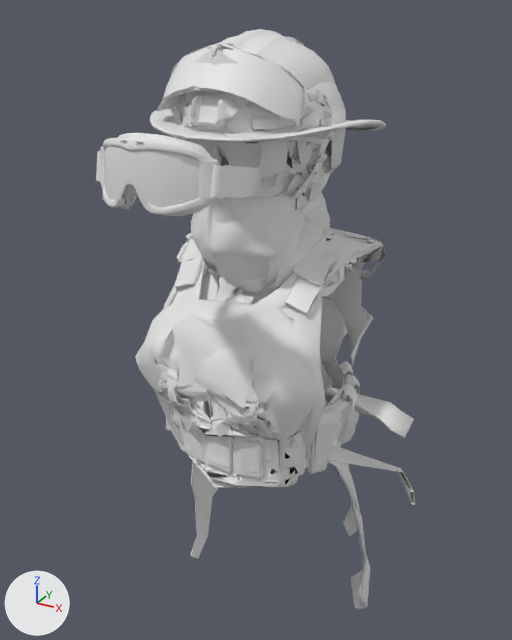
An edit to the glTF model public/models/gear/fit_female.glb, drawn before and after from the same camera.
Rendered twice from a camera (50 mm lens) standing at (0.503, -0.942, 0.919) and looking at (0.009, -0.042, 0.47). The axes (+X, +Y, +Z) are drawn at lower left. The lights are the same throughout. The older version comes first. Vertices at exactly the same position are counted once.

Script lines for the objects in view, before the commit:
```python
me_goggles_tactical = bpy.data.meshes.new('goggles_tactical')
me_goggles_tactical.from_pydata(...)  # 643 vertices, 1024 faces; spans x -0.092..0.094, y -0.324..-0.091, z 0.691..0.79
me_goggles_tactical_lens = bpy.data.meshes.new('goggles_tactical_lens')
me_goggles_tactical_lens.from_pydata(...)  # 238 vertices, 294 faces; spans x -0.068..0.081, y -0.324..-0.102, z 0.691..0.783
me_helmet_swat = bpy.data.meshes.new('helmet_swat')
me_helmet_swat.from_pydata(...)  # 1311 vertices, 2191 faces; spans x -0.128..0.131, y -0.165..0.116, z 0.64..0.881
me_shemagh = bpy.data.meshes.new('shemagh')
me_shemagh.from_pydata(...)  # 460 vertices, 818 faces; spans x -0.103..0.106, y -0.122..0.101, z 0.486..0.685
ob_goggles_tactical = bpy.data.objects.new('goggles_tactical', me_goggles_tactical)
ob_goggles_tactical.location = (0.0, 0.0, 0.0)
ob_goggles_tactical_lens = bpy.data.objects.new('goggles_tactical_lens', me_goggles_tactical_lens)
ob_goggles_tactical_lens.location = (0.0, 0.0, 0.0)
ob_helmet_swat = bpy.data.objects.new('helmet_swat', me_helmet_swat)
ob_helmet_swat.location = (0.0, 0.0, 0.0)
ob_shemagh = bpy.data.objects.new('shemagh', me_shemagh)
ob_shemagh.location = (0.0, 0.0, 0.0)
# also in view: 'mask_half' at (0.002, -0.027, 0.682); 'backpack_hiking' at (0.006, -0.023, 0.219); 'helmet_construction' at (0.002, -0.021, 0.76); 'bag_medic' at (0.076, -0.03, 0.403); 'vest_swat' at (0.006, -0.002, 0.424)
```
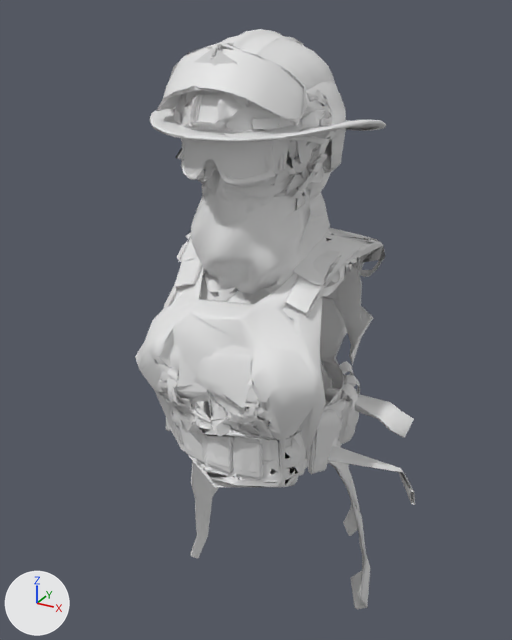
Changed parts and their boxes (x1, y1, x2, y2) in the pictures (512 x 640 px; the box of a moved part takes in the faces that stretch with it):
'shemagh', reshaped: before (191, 189, 330, 304); after (191, 185, 330, 304)
'goggles_tactical_lens', reshaped: before (104, 146, 229, 208); after (184, 139, 274, 179)
'goggles_tactical', reshaped: before (96, 133, 263, 216); after (175, 138, 308, 187)
part 1 of me_goggles_tactical, added (mostly hidden): after (175, 140, 308, 171)
part 2 of me_goggles_tactical, deleted: before (100, 133, 226, 216)
part 3 of me_goggles_tactical, cut back: before (96, 146, 263, 199); after (181, 138, 275, 187)
part 4 of me_goggles_tactical_lens, moved or reshaped: before (124, 184, 137, 205); after (204, 159, 216, 178)
part 5 of me_goggles_tactical_lens, moved or reshaped: before (115, 178, 150, 208); after (196, 154, 228, 178)
part 6 of me_goggles_tactical_lens, added: after (184, 139, 274, 179)
part 7 of me_goggles_tactical_lens, deleted: before (104, 146, 229, 207)
'glasses_ballistic_lens', unchanged, covered by the edit: before (181, 138, 294, 178); after (181, 138, 294, 174)

The edits, one by one:
me_goggles_tactical is used by ob_goggles_tactical; location (0.0, 0.0, 0.0).
me_goggles_tactical had 643 vertices, 1024 faces and spanned x -0.092..0.094, y -0.324..-0.091, z 0.691..0.79.
me_goggles_tactical now has 677 vertices, 1091 faces and spans x -0.091..0.094, y -0.156..0.091, z 0.688..0.79.
me_goggles_tactical part 1: a new loose piece of 239 vertices spanning x -0.091..0.094, y -0.112..0.091, z 0.688..0.769.
me_goggles_tactical part 2: 6 loose pieces with 499 vertices, spanning x -0.083..0.087, y -0.324..-0.102, z 0.691..0.79, are deleted.
me_goggles_tactical part 3: 141 vertices removed from x -0.092..0.094, y -0.28..-0.091, z 0.694..0.762; 404 vertices added at x -0.072..0.077, y -0.156..-0.071, z 0.701..0.79.
Other edits to the shape of me_goggles_tactical do not show in these pictures.
me_goggles_tactical_lens is used by ob_goggles_tactical_lens; location (0.0, 0.0, 0.0).
me_goggles_tactical_lens had 238 vertices, 294 faces and spanned x -0.068..0.081, y -0.324..-0.102, z 0.691..0.783.
me_goggles_tactical_lens now has 155 vertices, 219 faces and spans x -0.068..0.073, y -0.156..0.076, z 0.696..0.782.
me_goggles_tactical_lens part 4: the loose piece of 50 vertices spanning x -0.019..0.025, y -0.316..-0.293, z 0.711..0.749 is moved by (0.0, 0.168, -0.001).
me_goggles_tactical_lens part 5: the loose piece of 51 vertices spanning x -0.023..0.029, y -0.324..-0.318, z 0.714..0.747 is moved by (0.0, 0.168, -0.001).
me_goggles_tactical_lens part 6: a new loose piece of 30 vertices spanning x -0.068..0.073, y -0.154..-0.093, z 0.711..0.782.
me_goggles_tactical_lens part 7: 7 loose pieces with 137 vertices, spanning x -0.068..0.081, y -0.322..-0.102, z 0.691..0.783, are deleted.
Other edits to the shape of me_goggles_tactical_lens do not show in these pictures.
me_shemagh is used by ob_shemagh; location (0.0, 0.0, 0.0).
me_shemagh had 460 vertices, 818 faces and spanned x -0.103..0.106, y -0.122..0.101, z 0.486..0.685.
me_shemagh now has 466 vertices, 831 faces and spans x -0.103..0.106, y -0.148..0.097, z 0.422..0.685.
me_shemagh part 8: 1 vertex moved within x 0.066, y -0.014, z 0.643; 400 vertices removed from x -0.103..0.106, y -0.122..0.101, z 0.486..0.67; 406 vertices added at x -0.103..0.106, y -0.148..0.097, z 0.422..0.67.
